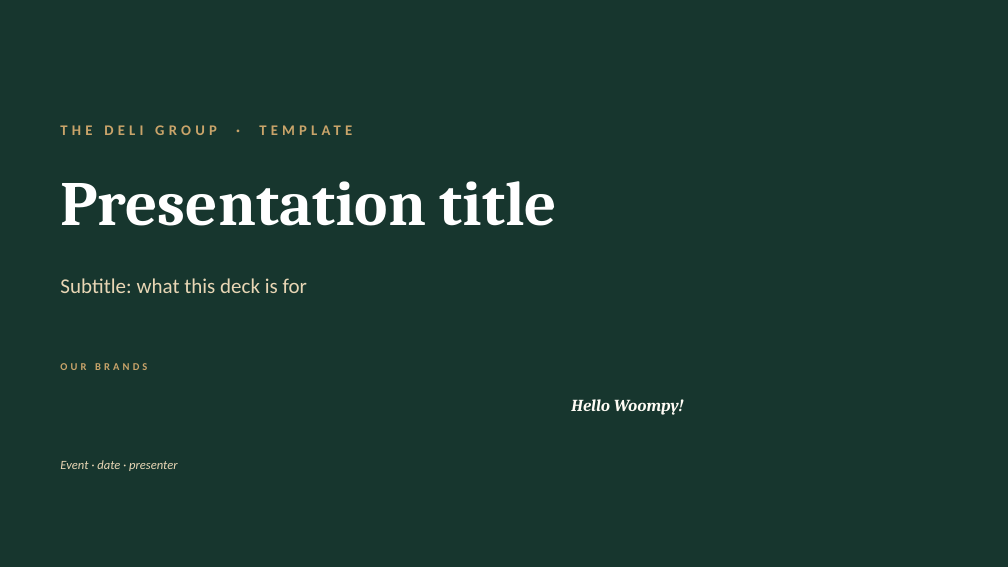
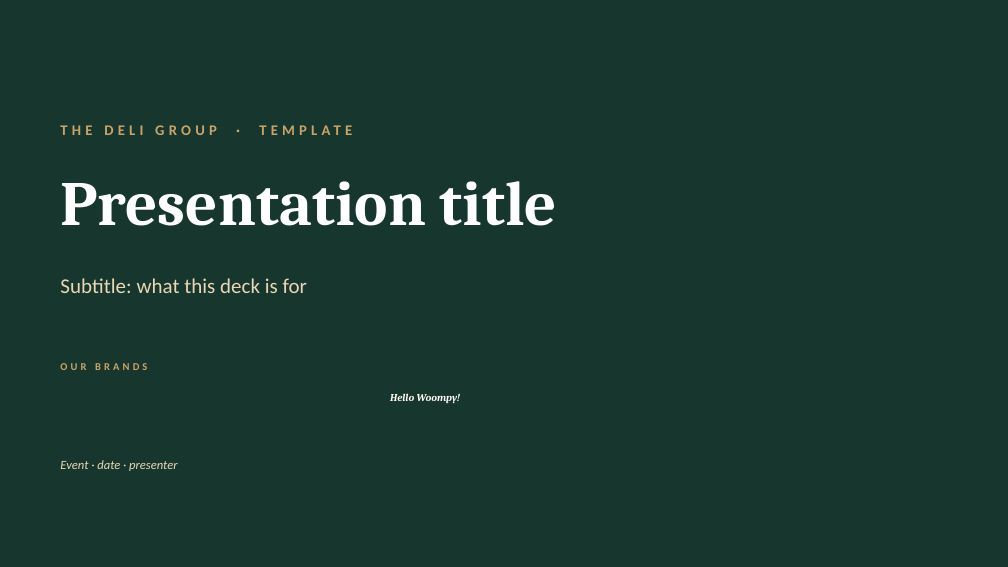
Before and after one commit to deddytann/deli-elements, a slide deck: slide 1 of templates/The_Deli_Group_Template.potx. Drawn at 1008x567 pixels with LibreOffice and Linux fonts; fonts in the diff are those of the drawing; background and template pictures are left out. Boxes give left, top, right and bottom in pixels: in the first picture for what was removed or moved away, otherwise in the second. Text is boxed around its words. In the diff, an @@ line names an element or a change of style, - is before the commit and + after.

```diff
--- a/templates/The_Deli_Group_Template.potx
+++ b/templates/The_Deli_Group_Template.potx
@@ text "Hello Woompy!": place and size @@
-text "Hello Woompy!" at bbox=[571, 399, 684, 415]
+text "Hello Woompy!" at bbox=[390, 393, 461, 404]
@@ text "Hello Woompy!" at bbox=[390, 393, 461, 404]: size 16 to 10 pt @@
```
Also in this commit, not shown: 1 other slide changed, 2 other files.
